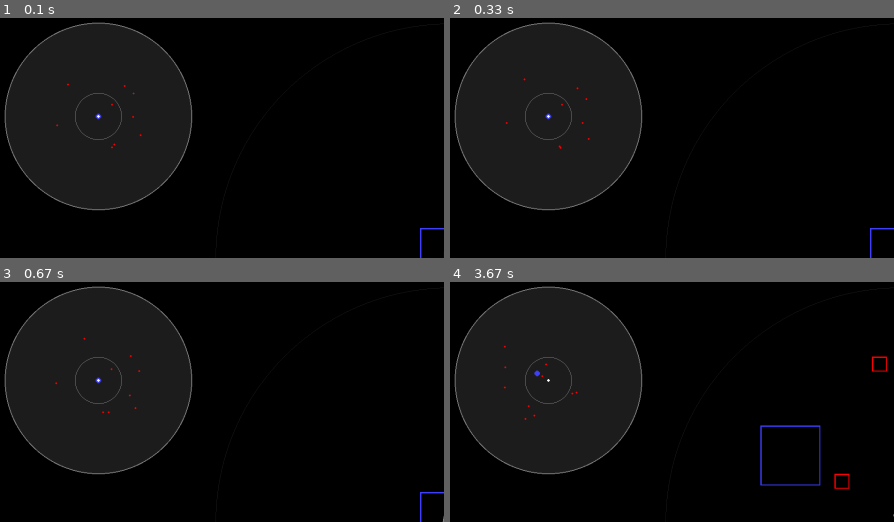
Above: before the commit, frames 1-4 (two rows, left to right).
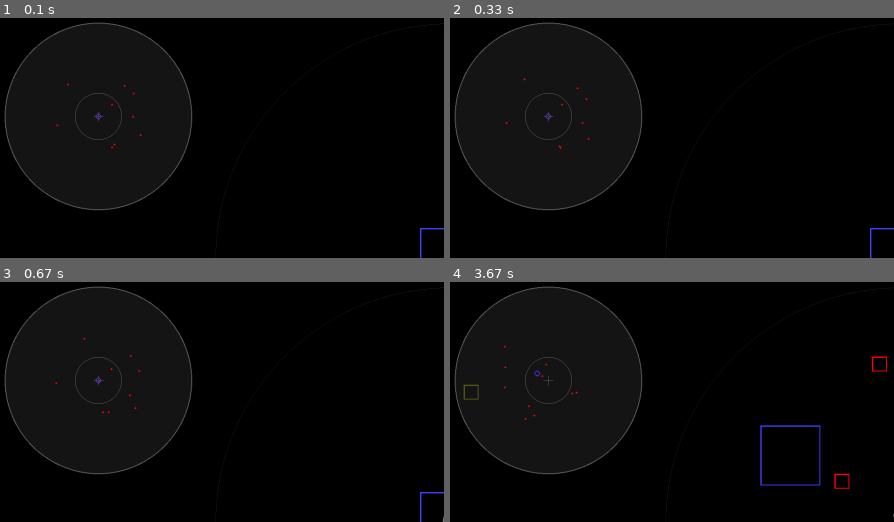
Above: after the commit, the same moments.

Repository: straylight77/arcade
Game: pygame game, started from pygame/miner2525.py
Two runs of this game, one before a commit and one after it. Both use one fixed random seed, a clock stepped at 60 frames per second and the inputs below.
Inputs:
- Up to frame 1 (0.1 s): no input
- Up to frame 2 (0.33 s): no input
- Up to frame 3 (0.67 s): hold Right from 0.33 s (still down)
- Up to frame 4 (3.67 s): release Right at 0.8 s; hold Up 0.83-1.13 s; hold Right 1.17-1.63 s; hold Left 1.67-2.2 s; hold Left 2.23-2.63 s; hold Up 2.67-3.03 s; hold Right from 3.07 s (still down)
The pictures show only the part of the screen within x 0-50%, y 0-50%; the shares and areas given below are measured in that part.

The runs differ from the first frame. In frame 1, 0.3% of the frame differs, in the area x 1-44%, y 2-80%; in frame 2, 0.3%; in frame 3, 0.3%; in frame 4, 0.3%.

Commit message:
Now checking for distance to prevent radar being drawn outside of hud.  Also added transperency.

Diff:
--- a/pygame/miner2525.py
+++ b/pygame/miner2525.py
@@ -68,6 +68,11 @@
         y = self.pos[1] - origin[1]
         return (x, y)
 
+    def get_distance_from(self, point):
+        dx = point[0] - self.pos[0]
+        dy = point[1] - self.pos[1]
+        return math.sqrt(dx**2 + dy**2)
+
 
 #-----------------------------------------------------------------------------
 class Player(GameObject):
@@ -222,23 +227,26 @@
 
 
 def draw_radar_hud(disp):
-    #TODO make this transparent (alpha channel?)
-    radius = 200
-    center = (radius+10, radius+10)
-    pygame.draw.circle(disp, DARKGRAY, center, radius)             # background
-    pygame.draw.circle(disp, GRAY, center, radius, width=2)        # outer circle
-    pygame.draw.circle(disp, GRAY, center, 50, width=1)         # inner circle
-    #pygame.draw.line(disp, GRAY, (250, 240), (250, 260), width=2)   # crosshair
-    #pygame.draw.line(disp, GRAY, (240, 250), (260, 250), width=2)
-
-
-def draw_radar_objects(disp, player, objects, color, width):
-    #TODO check distance of objects so they don't display off the radar
+    r = 200
+    s = pygame.Surface((r*2, r*2))
+    s.set_alpha(192)
+    s.fill(VIOLET)
+    s.set_colorkey(VIOLET)
+    pygame.draw.circle(s, DARKGRAY, (r,r), r)               # background
+    pygame.draw.circle(s, GRAY, (r,r), r, width=2)      # outer circle
+    pygame.draw.circle(s, GRAY, (r,r), 50, width=1)     # inner circle
+    pygame.draw.line(s, GRAY, (r-10,r), (r+10,r), width=1)
+    pygame.draw.line(s, GRAY, (r,r-10), (r,r+10), width=1)
+    disp.blit(s, (10, 10))
+
+
+def draw_radar_objects(disp, player, objects, color, r):
     #TODO show arrow towards station when it goes off the radar (?)
     for obj in objects:
-        x = 210 + (obj.pos[0] - player.pos[0]) / 10
-        y = 210 + (obj.pos[1] - player.pos[1]) / 10
-        pygame.draw.circle(disp, color, (x, y), width)
+        if obj.get_distance_from(player.pos) < 2000:
+            x = 210 + (obj.pos[0] - player.pos[0]) / 10
+            y = 210 + (obj.pos[1] - player.pos[1]) / 10
+            pygame.draw.circle(disp, color, (x, y), r, width=2)
 
 
 
@@ -288,7 +296,7 @@
         draw_radar_hud(DISPLAY)
         draw_radar_objects(DISPLAY, player, asteroids.sprites(), RED, 2)
         draw_radar_objects(DISPLAY, player, [station], BLUE, 6)
-        draw_radar_objects(DISPLAY, player, [player], WHITE, 3)
+        #draw_radar_objects(DISPLAY, player, [player], WHITE, 3)
 
         i = 0
         for s in allsprites.sprites():
